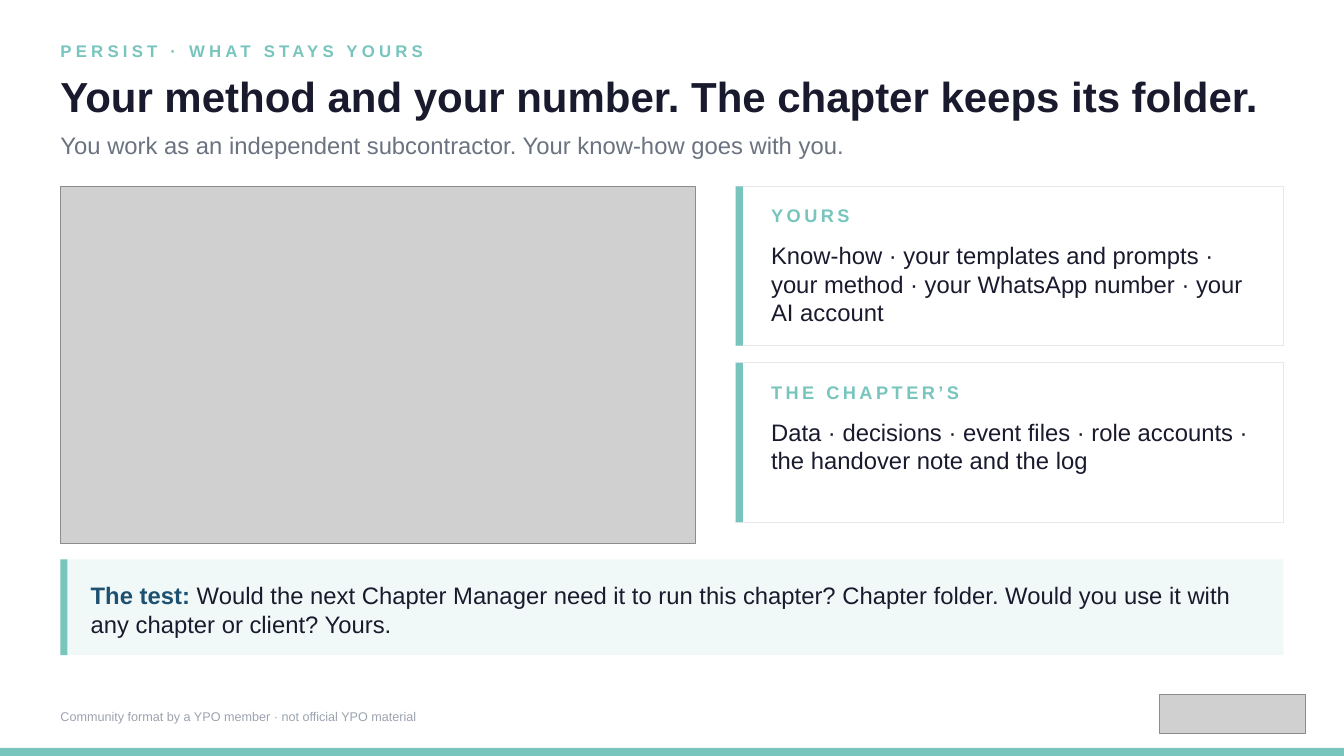
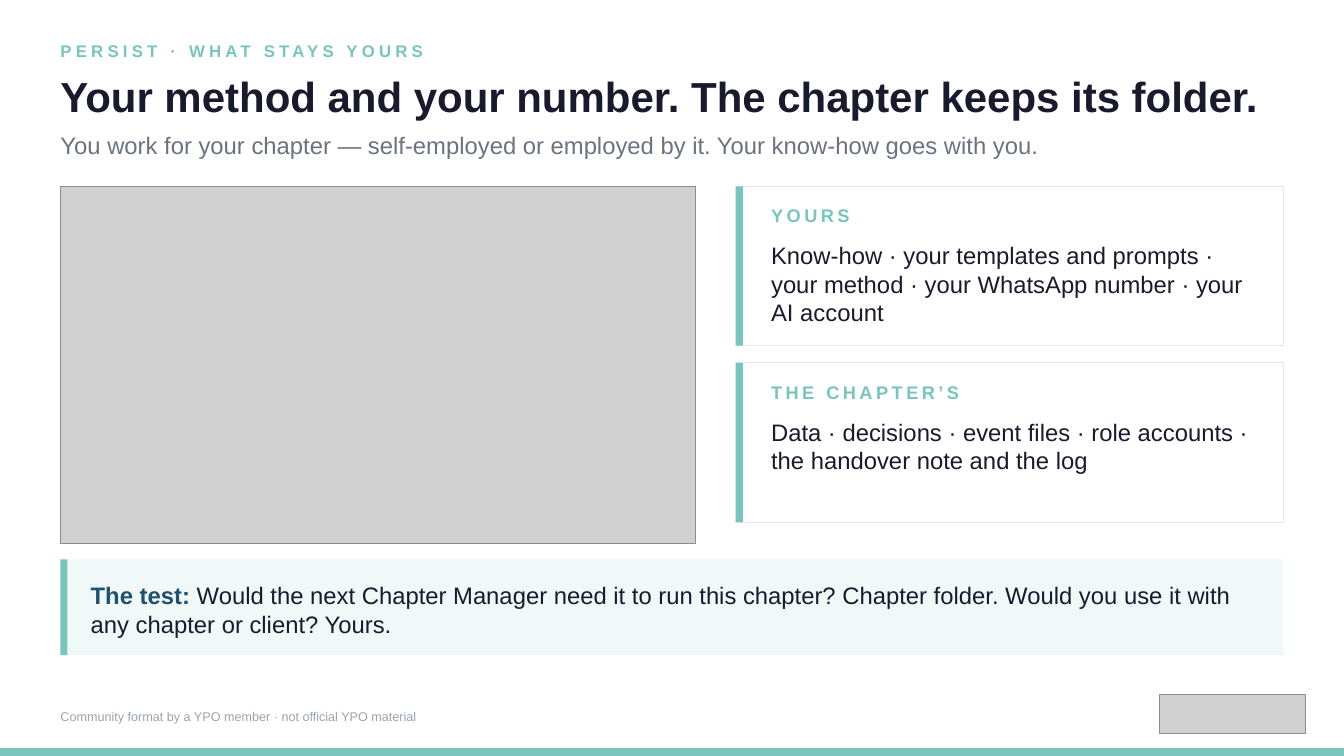
Before and after one commit to kirchbergcapital/ypo-chapter-manager-best-practice, a slide deck: slide 13 of trainer/presentation/operational-ai-excellence-deck.pptx. Drawn at 1344x756 pixels with LibreOffice and Linux fonts; fonts in the diff are those of the drawing; grey boxes stand for pictures. Boxes give left, top, right and bottom in pixels: in the first picture for what was removed or moved away, otherwise in the second. Text is boxed around its words. In the diff, an @@ line names an element or a change of style, - is before the commit and + after.

```diff
--- a/trainer/presentation/operational-ai-excellence-deck.pptx
+++ b/trainer/presentation/operational-ai-excellence-deck.pptx
@@ text at (60,137,1038,159): text changed @@
-You work as an independent subcontractor. Your know-how goes with you.
+You work for your chapter — self-employed or employed by it. Your know-how goes with you.
```
Also in this commit, not shown: 3 other slides changed, 5 other files.
